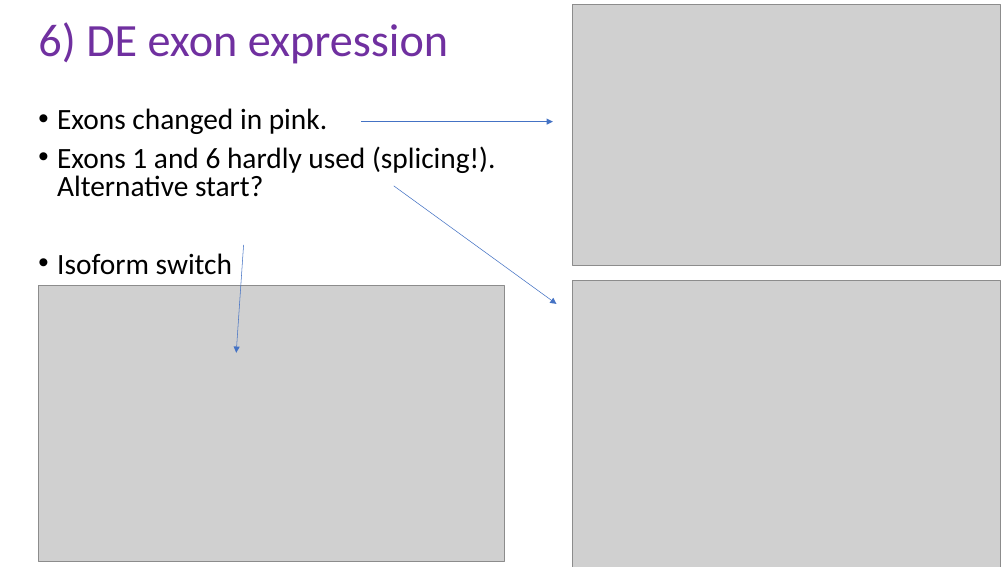
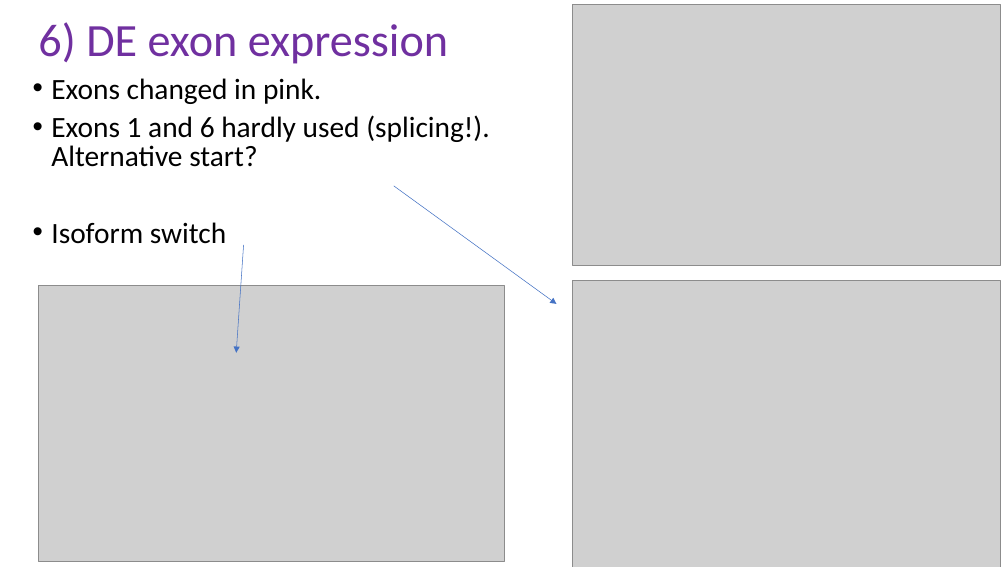
Before and after one commit to schlogl2017/RNAseq_workshop, a slide deck: slide 17 of powerpoint/6_RNAseq_DE.pptx. Drawn at 1008x567 pixels with LibreOffice and Linux fonts; fonts in the diff are those of the drawing; grey boxes stand for pictures. Boxes give left, top, right and bottom in pixels: in the first picture for what was removed or moved away, otherwise in the second. Text is boxed around its words. In the diff, an @@ line names an element or a change of style, - is before the commit and + after.

```diff
--- a/powerpoint/6_RNAseq_DE.pptx
+++ b/powerpoint/6_RNAseq_DE.pptx
@@ text "Exons changed in pink.": place and size @@
-text "Exons changed in pink." at (57, 108, 496, 275)
+text "Exons changed in pink." at (51, 78, 490, 244)
@@ arrow removed from (361, 122) to (553, 122) @@
```
Also in this commit, not shown: 12 other slides changed, 1 slide added, 1 slide removed, 22 other files.
